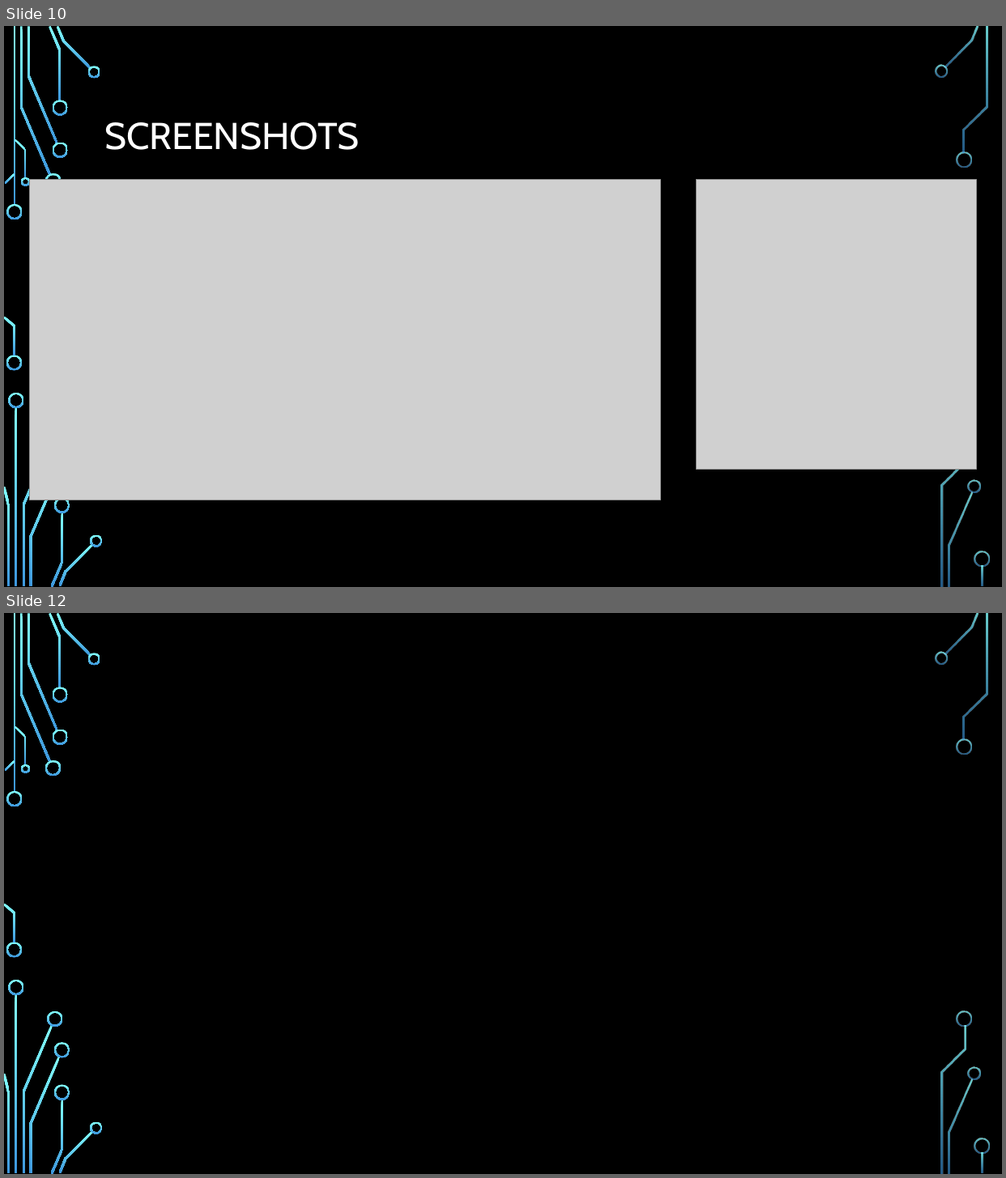
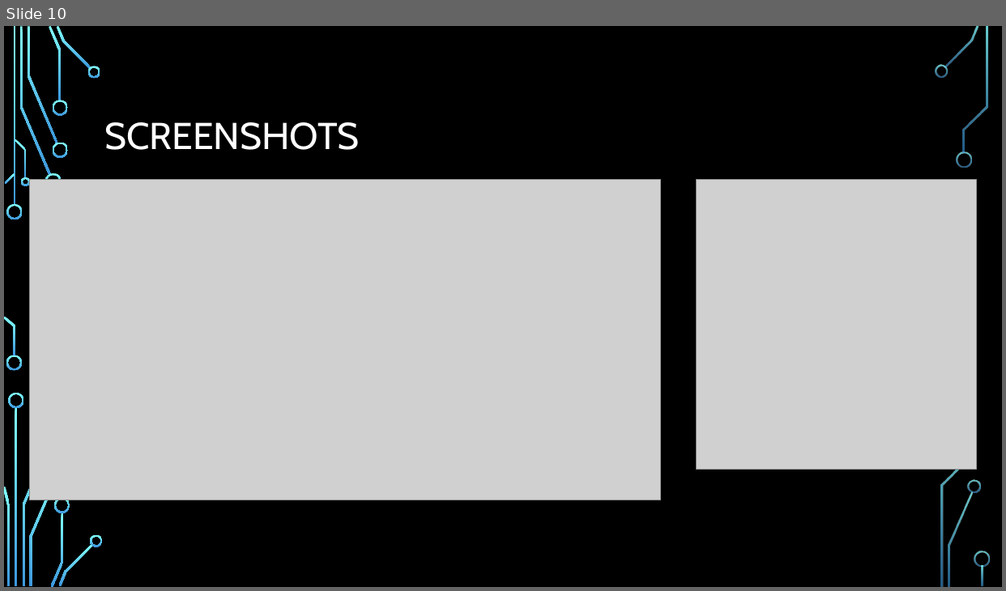
Before and after one commit to gamagora-rushup/rushup, a slide deck: Docs/Rushup.pptx. Shown one above the other, each under a label of ours: slides 10 and 12 before the commit, slide 10 after it; the slides between them are not shown. The pictures are 1006x1178 and 1006x591 pixels, drawn with LibreOffice and Linux fonts; fonts in the diff are those of the drawing; grey boxes stand for pictures; background and template pictures are left out. Boxes give left, top, right and bottom in pixels: in the first picture for what was removed or moved away, otherwise in the second. Text is boxed around its words. In the diff, an @@ line names an element or a change of style, - is before the commit and + after.

```diff
--- a/Docs/Rushup.pptx
+++ b/Docs/Rushup.pptx
@@ slide 12 removed at (x1=4, y1=613, x2=1002, y2=1174), background picture (left out); not listed: 33 template elements that a slide beside it also shows @@
@@ freeform shape removed at (x1=48, y1=1012, x2=63, y2=1027) @@
@@ freeform shape removed at (x1=957, y1=1012, x2=973, y2=1027) @@
@@ freeform shape removed at (x1=54, y1=1043, x2=70, y2=1059) @@
```
Also in this commit, not shown: 1 slide changed, 1 slide added, 1 other slide removed.
